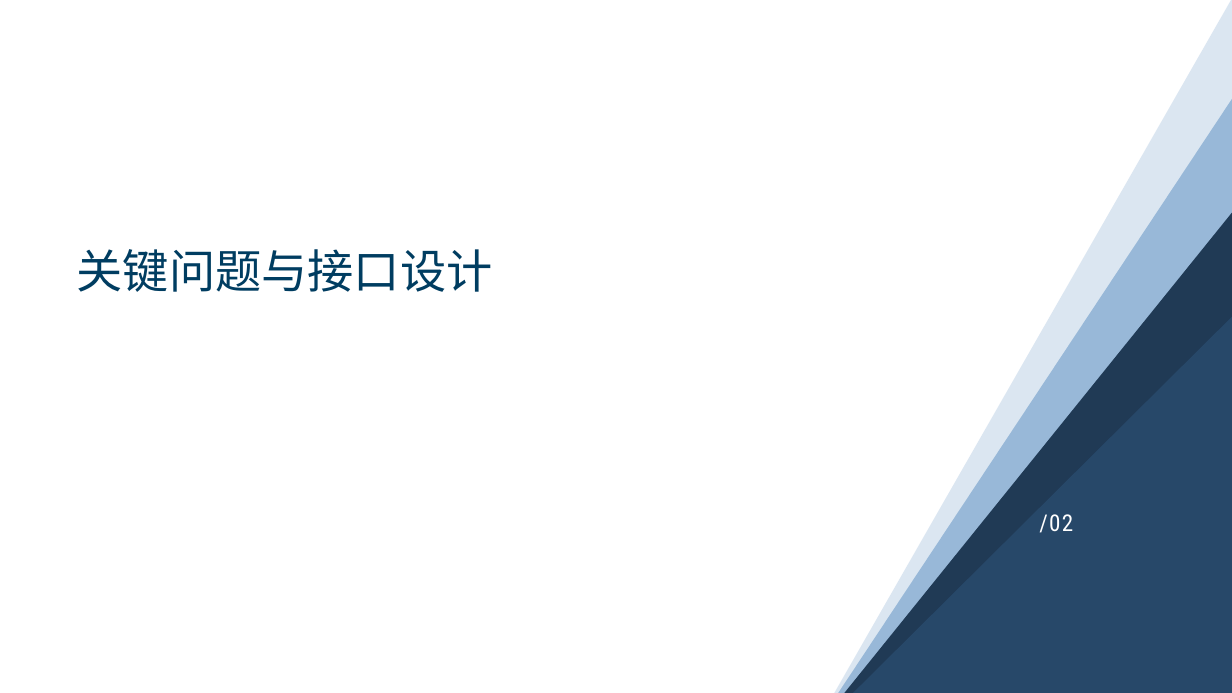
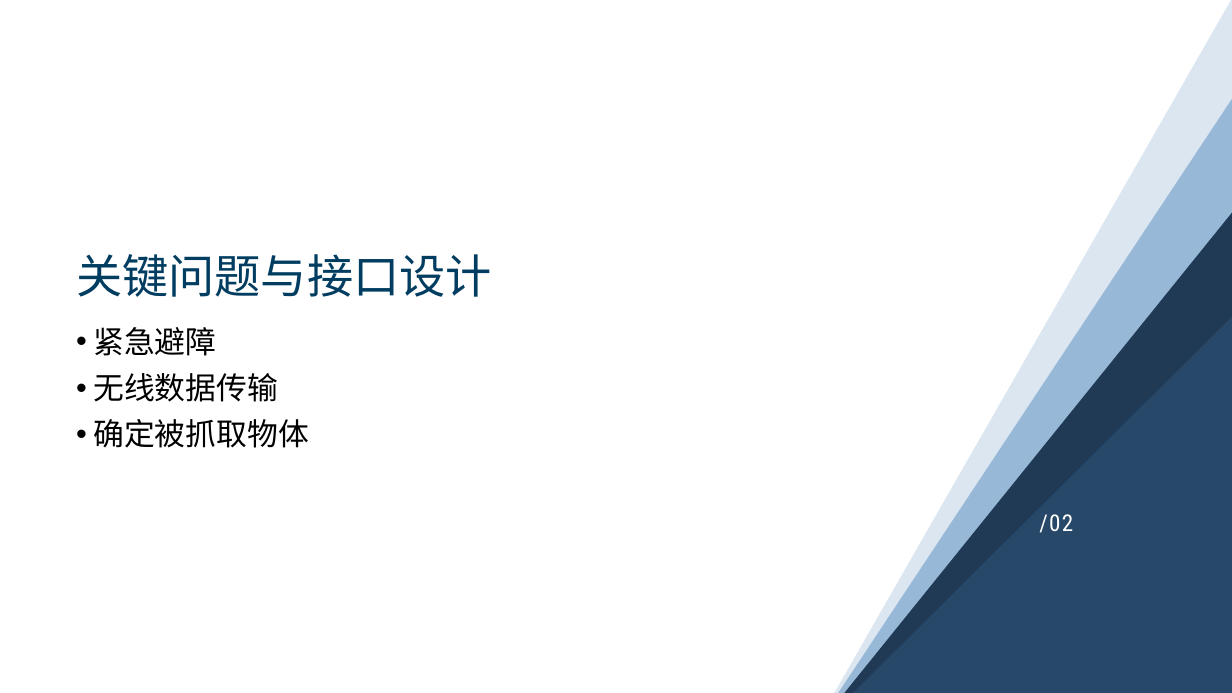
Before and after one commit to sebuaa2019/Team108, a slide deck: slide 4 of Team108-代码分析评审v0.1.pptx (slide 10 before the commit). Drawn at 1232x693 pixels with LibreOffice and Linux fonts; fonts in the diff are those of the drawing. Boxes give left, top, right and bottom in pixels: in the first picture for what was removed or moved away, otherwise in the second. Text is boxed around its words. In the diff, an @@ line names an element or a change of style, - is before the commit and + after.

```diff
--- a/Team108-代码分析评审v0.1.pptx
+++ b/Team108-代码分析评审v0.1.pptx
@@ title "关键问题与接口设计" moved from (x1=77, y1=249, x2=493, y2=292) to (x1=76, y1=254, x2=492, y2=297) @@
@@ text added at (x1=93, y1=327, x2=309, y2=448), 24 pt, text #000000 @@
+• 紧急避障
+• 无线数据传输
+• 确定被抓取物体
```
Also in this commit, not shown: 1 other slide changed, 4 slides added, 9 slides removed, 1 other file.
